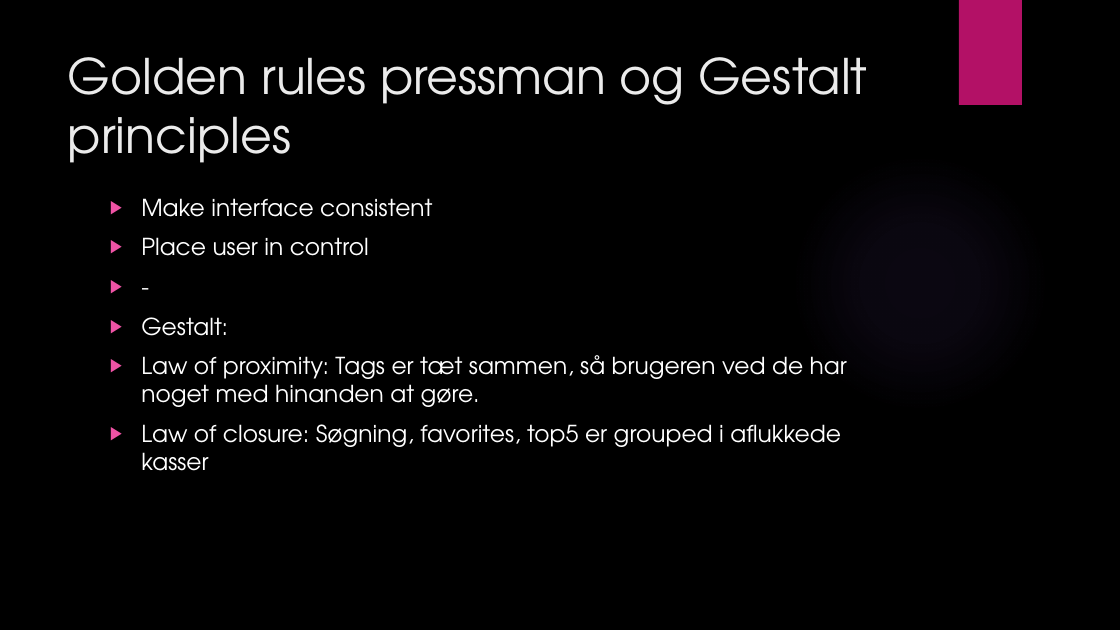
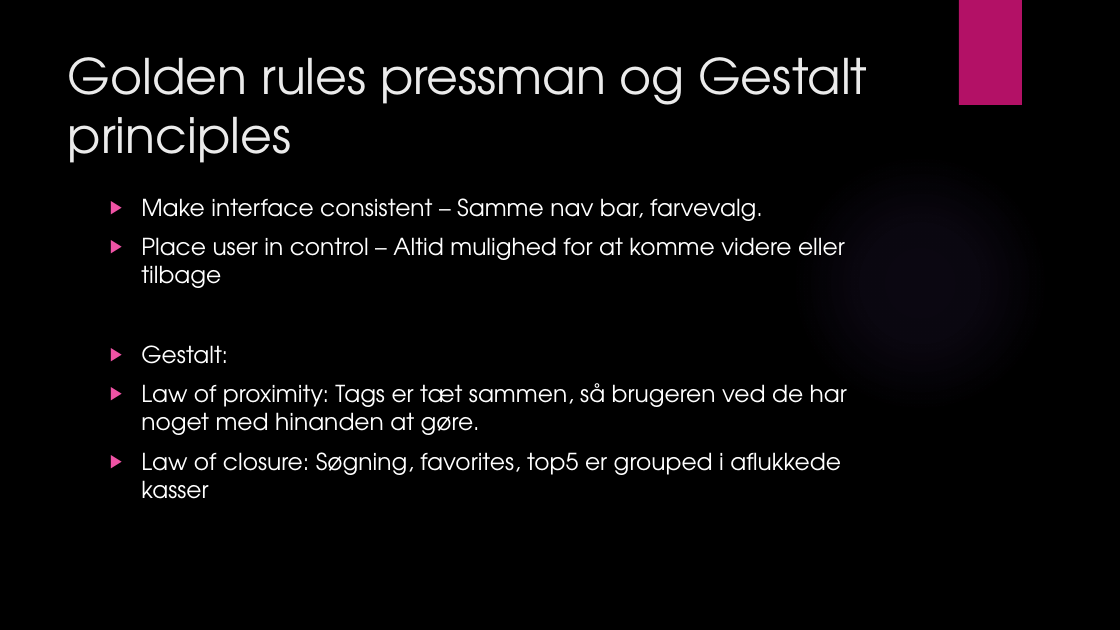
Before and after one commit to MatiasStorm/DateNRate, a slide deck: slide 6 of documents/DateN’Rate.pptx (slide 5 before the commit). Drawn at 1120x630 pixels with LibreOffice and Linux fonts; fonts in the diff are those of the drawing; background and template pictures are left out. Boxes give left, top, right and bottom in pixels: in the first picture for what was removed or moved away, otherwise in the second. Text is boxed around its words. In the diff, an @@ line names an element or a change of style, - is before the commit and + after.

```diff
--- a/documents/DateN’Rate.pptx
+++ b/documents/DateN’Rate.pptx
@@ text at (141,198,845,288): text changed @@
-▶ Make interface consistent
-▶ Place user in control
-▶ -
+▶ Make interface consistent – Samme nav bar, farvevalg.
+▶ Place user in control – Altid mulighed for at komme videre eller tilbage
```
Also in this commit, not shown: 4 other slides changed, 4 slides added, 1 slide removed.
